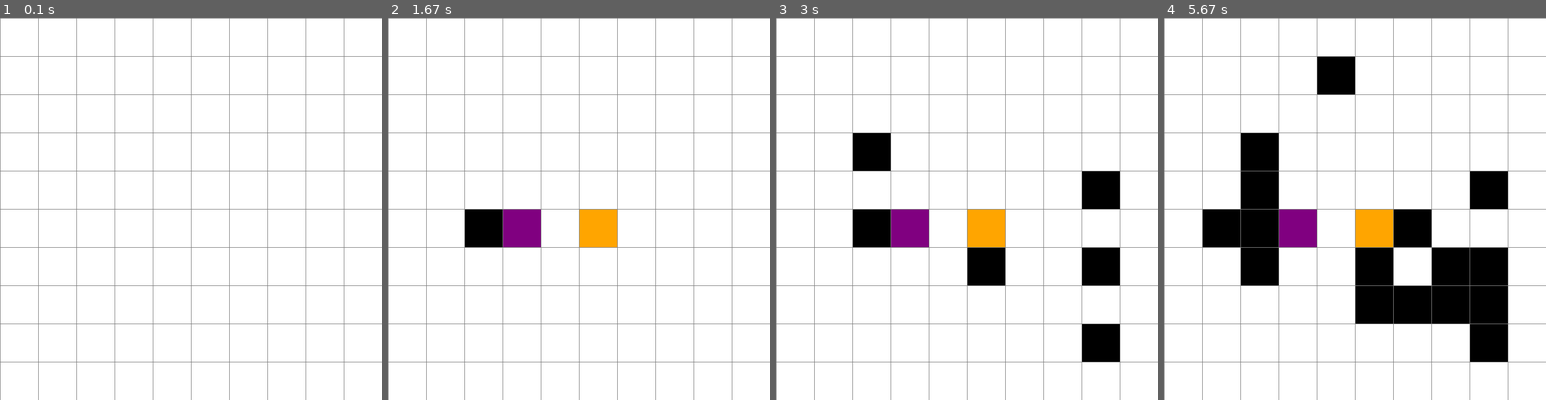
Above: before the commit, frames 1-4 (left to right).
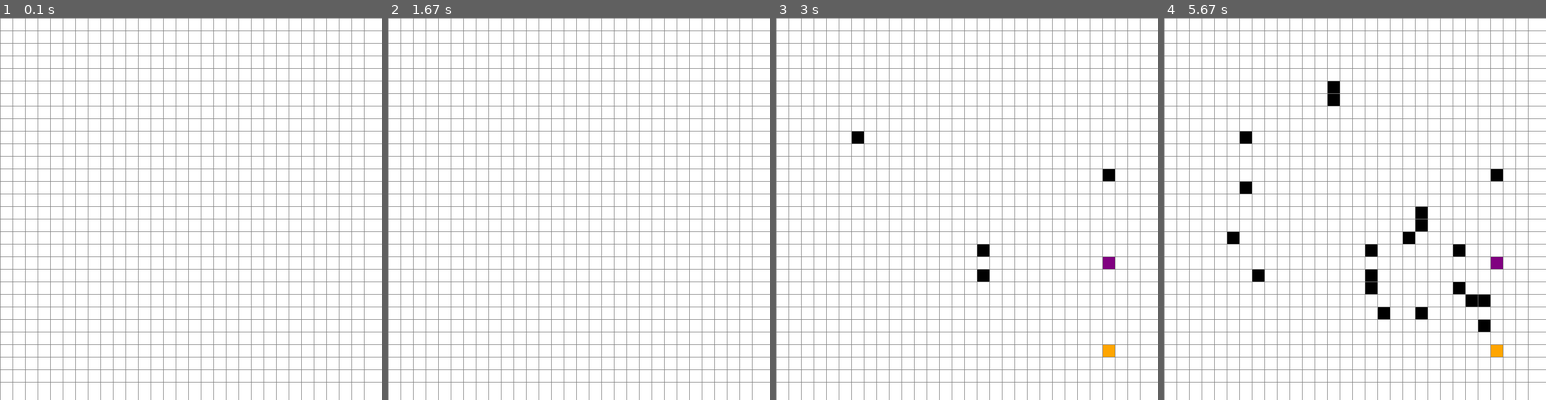
Above: after the commit, the same moments.

Repository: AxelDeJesusFuentesMantilla/IA
Game: pygame game, started from AlgoritmoA/AEstrella.py
Same seed, same stepped clock (60 frames per second), same inputs: the game is played once before the commit and once after it.
Inputs (mouse positions are in pixels of both pictures, inside the frame that each line leads up to):
- Up to frame 1 (0.1 s): no input
- Up to frame 2 (1.67 s): press the mouse at (582, 235) at 0.37 s; move the mouse to (533, 224) at 0.47 s; release the mouse at (487, 212) at 0.6 s; tap Space at 0.67 s; tap C at 1 s; right-click (724, 354) at 1.38 s
- Up to frame 3 (3 s): move the mouse to (1066, 270) at 1.7 s; tap Space at 1.73, 2.03 s; press the mouse at (1112, 354) at 2.2 s; move the mouse to (1108, 266) at 2.3 s; release the mouse at (1104, 178) at 2.43 s; press the mouse at (1112, 354) at 2.53 s; move the mouse to (982, 243) at 2.63 s; release the mouse at (856, 136) at 2.77 s; press the mouse at (1112, 354) at 2.87 s; move the mouse to (982, 270) at 2.97 s
- Up to frame 4 (5.67 s): release the mouse at (1244, 186) at 3.1 s; press the mouse at (1500, 354) at 3.2 s; move the mouse to (1477, 300) at 3.3 s; release the mouse at (1458, 251) at 3.43 s; press the mouse at (1500, 354) at 3.53 s; move the mouse to (1366, 293) at 3.63 s; release the mouse at (1236, 231) at 3.77 s; press the mouse at (1500, 354) at 3.87 s; move the mouse to (1484, 327) at 3.97 s; release the mouse at (1473, 300) at 4.1 s; press the mouse at (1500, 354) at 4.2 s; move the mouse to (1416, 224) at 4.3 s; release the mouse at (1332, 94) at 4.43 s; press the mouse at (1500, 354) at 4.53 s; move the mouse to (1377, 312) at 4.63 s; release the mouse at (1259, 273) at 4.77 s; press the mouse at (1500, 354) at 4.87 s; move the mouse to (1419, 216) at 4.97 s; release the mouse at (1339, 82) at 5.1 s; press the mouse at (1500, 354) at 5.2 s; move the mouse to (1454, 293) at 5.3 s; release the mouse at (1408, 231) at 5.43 s; press the mouse at (1500, 354) at 5.53 s; move the mouse to (1423, 312) at 5.63 s

The runs differ from the first frame. In frame 1, 10% of the frame differs, in the area x 0-100%, y 0-100%; in frame 2, 13%; in frame 3, 17%; in frame 4, 25%.

Commit message:
AEstrella completo

Diff:
--- a/AlgoritmoA/AEstrella.py
+++ b/AlgoritmoA/AEstrella.py
@@ -1,18 +1,25 @@
 import pygame
-
-# Configuraciones iniciales
+import heapq
+
+pygame.init()
+
+# Configuración de la ventana
 ANCHO_VENTANA = 700
 VENTANA = pygame.display.set_mode((ANCHO_VENTANA, ANCHO_VENTANA))
-pygame.display.set_caption("Visualización de Nodos")
+pygame.display.set_caption("Visualización A* con Costos y Animación")
 
 # Colores (RGB)
 BLANCO = (255, 255, 255)
 NEGRO = (0, 0, 0)
 GRIS = (128, 128, 128)
+GRIS_CLARO = (200, 200, 200)
 VERDE = (0, 255, 0)
 ROJO = (255, 0, 0)
 NARANJA = (255, 165, 0)
 PURPURA = (128, 0, 128)
+
+# Fuente
+FUENTE = pygame.font.SysFont('arial', 12)
 
 class Nodo:
     def __init__(self, fila, col, ancho, total_filas):
@@ -24,6 +31,17 @@
         self.ancho = ancho
         self.total_filas = total_filas
 
+        self.g = float("inf")
+        self.h = 0
+        self.f = 0
+        self.vecinos = []
+
+    def __eq__(self, other):
+        return isinstance(other, Nodo) and self.fila == other.fila and self.col == other.col
+
+    def __hash__(self):
+        return hash((self.fila, self.col))
+
     def get_pos(self):
         return self.fila, self.col
 
@@ -38,6 +56,9 @@
 
     def restablecer(self):
         self.color = BLANCO
+        self.g = float("inf")
+        self.h = 0
+        self.f = 0
 
     def hacer_inicio(self):
         self.color = NARANJA
@@ -48,8 +69,37 @@
     def hacer_fin(self):
         self.color = PURPURA
 
-    def dibujar(self, ventana):
+    def hacer_camino(self):
+        if self.color not in (NARANJA, PURPURA):
+            self.color = VERDE
+
+    def hacer_abierto(self):
+        if self.color not in (NARANJA, PURPURA):
+            self.color = GRIS_CLARO
+
+    def dibujar(self, ventana, fuente):
         pygame.draw.rect(ventana, self.color, (self.x, self.y, self.ancho, self.ancho))
+        if self.f != 0 and self.f != float("inf"):
+            f_texto = fuente.render(f"f:{int(self.f)}", True, NEGRO)
+            g_texto = fuente.render(f"g:{int(self.g)}", True, NEGRO)
+            h_texto = fuente.render(f"h:{int(self.h)}", True, NEGRO)
+            ventana.blit(f_texto, (self.x + 1, self.y + 1))
+            ventana.blit(g_texto, (self.x + 1, self.y + self.ancho // 2 - 8))
+            ventana.blit(h_texto, (self.x + 1, self.y + self.ancho - 16))
+
+    def actualizar_vecinos(self, grid):
+        self.vecinos = []
+        direcciones = [
+            (1, 0, 10), (-1, 0, 10), (0, 1, 10), (0, -1, 10),
+            (1, 1, 14), (1, -1, 14), (-1, 1, 14), (-1, -1, 14)
+        ]
+        for df, dc, costo in direcciones:
+            nueva_fila = self.fila + df
+            nueva_col = self.col + dc
+            if 0 <= nueva_fila < self.total_filas and 0 <= nueva_col < self.total_filas:
+                vecino = grid[nueva_fila][nueva_col]
+                if not vecino.es_pared():
+                    self.vecinos.append((vecino, costo))
 
 def crear_grid(filas, ancho):
     grid = []
@@ -68,11 +118,11 @@
         for j in range(filas):
             pygame.draw.line(ventana, GRIS, (j * ancho_nodo, 0), (j * ancho_nodo, ancho))
 
-def dibujar(ventana, grid, filas, ancho):
+def dibujar(ventana, grid, filas, ancho, fuente):
     ventana.fill(BLANCO)
     for fila in grid:
         for nodo in fila:
-            nodo.dibujar(ventana)
+            nodo.dibujar(ventana, fuente)
 
     dibujar_grid(ventana, filas, ancho)
     pygame.display.update()
@@ -84,19 +134,68 @@
     col = x // ancho_nodo
     return fila, col
 
-
+def heuristica(nodo1, nodo2):
+    dx = abs(nodo1.fila - nodo2.fila)
+    dy = abs(nodo1.col - nodo2.col)
+    return 10 * (dx + dy)
+
+def a_estrella(dibujar, grid, inicio, fin):
+    for fila in grid:
+        for nodo in fila:
+            nodo.actualizar_vecinos(grid)
+
+    contador = 0
+    open_set = []
+    heapq.heappush(open_set, (0, contador, inicio))
+    came_from = {}
+
+    inicio.g = 0
+    inicio.h = heuristica(inicio, fin)
+    inicio.f = inicio.h
+
+    open_set_hash = {inicio}
+
+    while open_set:
+        pygame.time.delay(50)  # Controla velocidad animación
+        dibujar()
+        actual = heapq.heappop(open_set)[2]
+        open_set_hash.remove(actual)
+
+        if actual == fin:
+            print("Camino encontrado, reconstruyendo...")
+            while actual in came_from:
+                actual = came_from[actual]
+                actual.hacer_camino()
+                dibujar()
+                pygame.time.delay(30)  # Animación del camino final
+            return True
+
+        for vecino, costo in actual.vecinos:
+            temp_g = actual.g + costo
+            if temp_g < vecino.g:
+                came_from[vecino] = actual
+                vecino.g = temp_g
+                vecino.h = heuristica(vecino, fin)
+                vecino.f = vecino.g + vecino.h
+
+                if vecino not in open_set_hash:
+                    contador += 1
+                    heapq.heappush(open_set, (vecino.f, contador, vecino))
+                    open_set_hash.add(vecino)
+                    vecino.hacer_abierto()
+
+    print("No se encontró camino.")
+    return False
 
 def main(ventana, ancho):
-    FILAS = 10
+    FILAS = 30
     grid = crear_grid(FILAS, ancho)
-
     inicio = None
     fin = None
-
     corriendo = True
 
     while corriendo:
-        dibujar(ventana, grid, FILAS, ancho)
+        dibujar(ventana, grid, FILAS, ancho, FUENTE)
         for event in pygame.event.get():
             if event.type == pygame.QUIT:
                 corriendo = False
@@ -108,11 +207,9 @@
                 if not inicio and nodo != fin:
                     inicio = nodo
                     inicio.hacer_inicio()
-
                 elif not fin and nodo != inicio:
                     fin = nodo
                     fin.hacer_fin()
-
                 elif nodo != fin and nodo != inicio:
                     nodo.hacer_pared()
 
@@ -126,6 +223,25 @@
                 elif nodo == fin:
                     fin = None
 
+            if event.type == pygame.KEYDOWN:
+                if event.key == pygame.K_SPACE:
+                    print("Barra espaciadora presionada.")
+                    if inicio and fin:
+                        print("Inicio y fin definidos, ejecutando A*.")
+                        resultado = a_estrella(lambda: dibujar(ventana, grid, FILAS, ancho, FUENTE), grid, inicio, fin)
+                        if resultado:
+                            print("Camino trazado correctamente.")
+                        else:
+                            print("No se pudo encontrar camino.")
+                    else:
+                        print("Define inicio y fin antes de ejecutar A*.")
+
+                if event.key == pygame.K_c:
+                    print("Reiniciando grid.")
+                    inicio = None
+                    fin = None
+                    grid = crear_grid(FILAS, ancho)
+
     pygame.quit()
 
 main(VENTANA, ANCHO_VENTANA)
